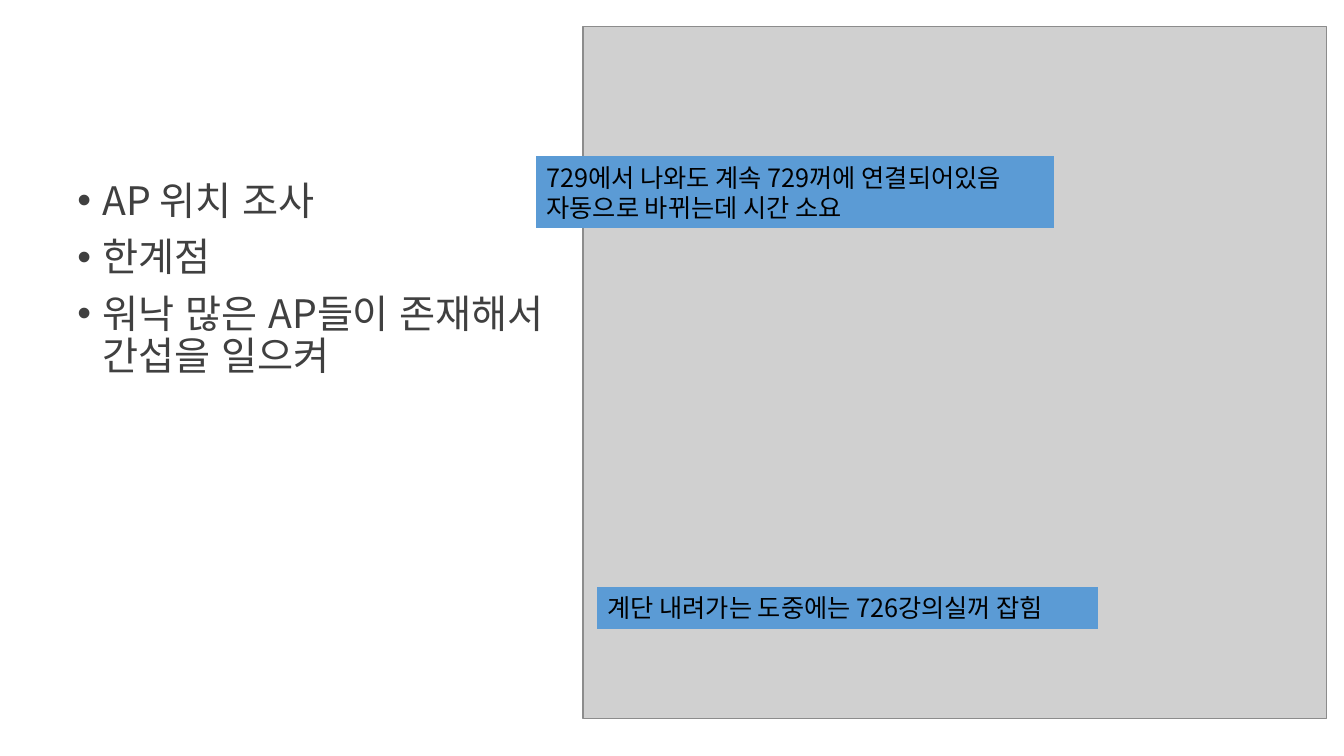
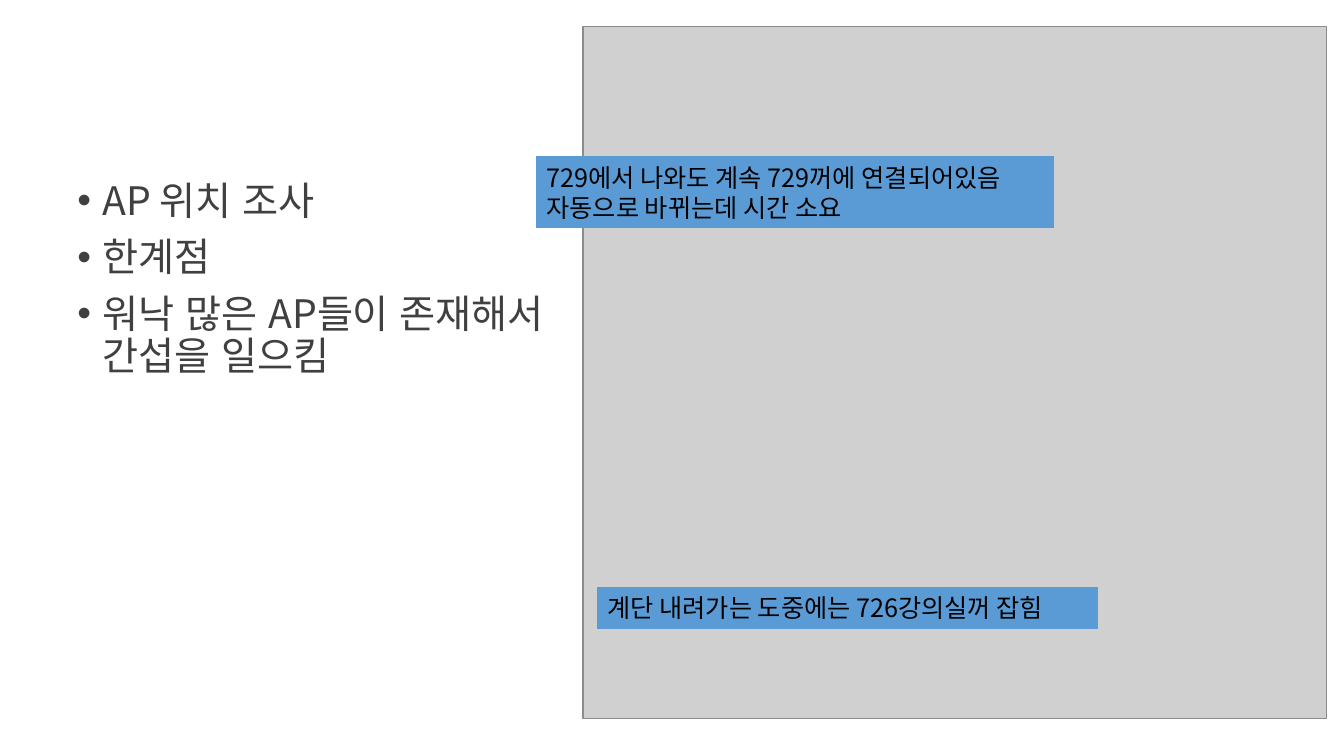
Before and after one commit to noahluftyang/design-of-data-structure-assignment-2nd, a slide deck: slide 15 of slides/1st-slide-18-10-31.pptx (slide 21 before the commit). Drawn at 1344x756 pixels with LibreOffice and Linux fonts; fonts in the diff are those of the drawing; grey boxes stand for pictures; background and template pictures are left out. Boxes give left, top, right and bottom in pixels: in the first picture for what was removed or moved away, otherwise in the second. Text is boxed around its words. In the diff, an @@ line names an element or a change of style, - is before the commit and + after.

```diff
--- a/slides/1st-slide-18-10-31.pptx
+++ b/slides/1st-slide-18-10-31.pptx
@@ text at <box>102,295,544,373</box>: text changed @@
-• 워낙 많은 AP들이 존재해서 간섭을 일으켜
+• 워낙 많은 AP들이 존재해서 간섭을 일으킴
```
Also in this commit, not shown: 2 other slides changed, 1 slide added.
